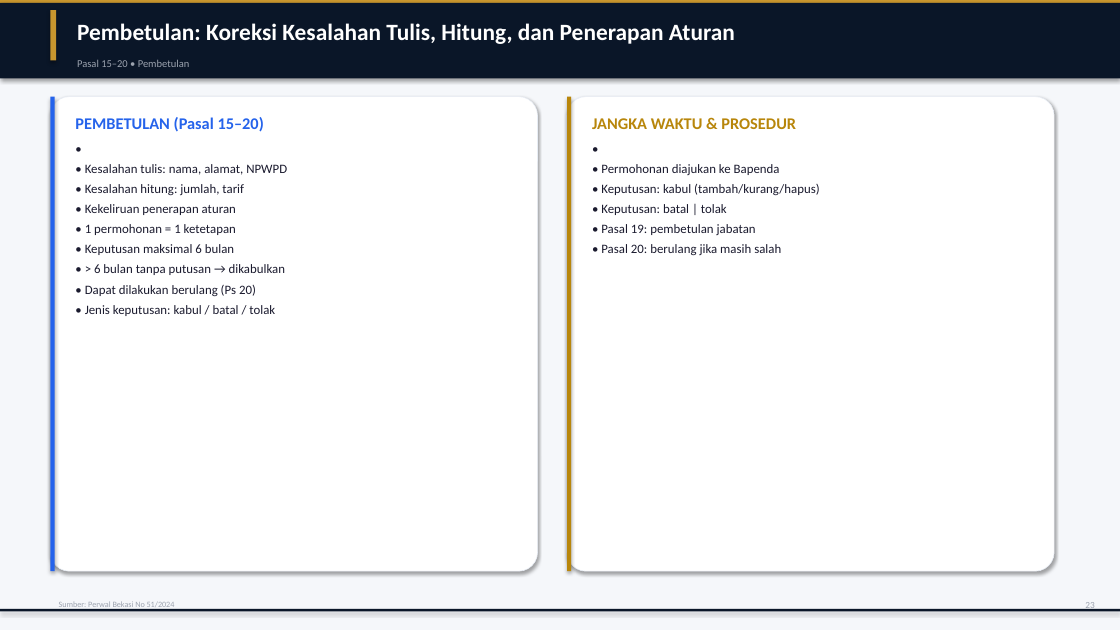
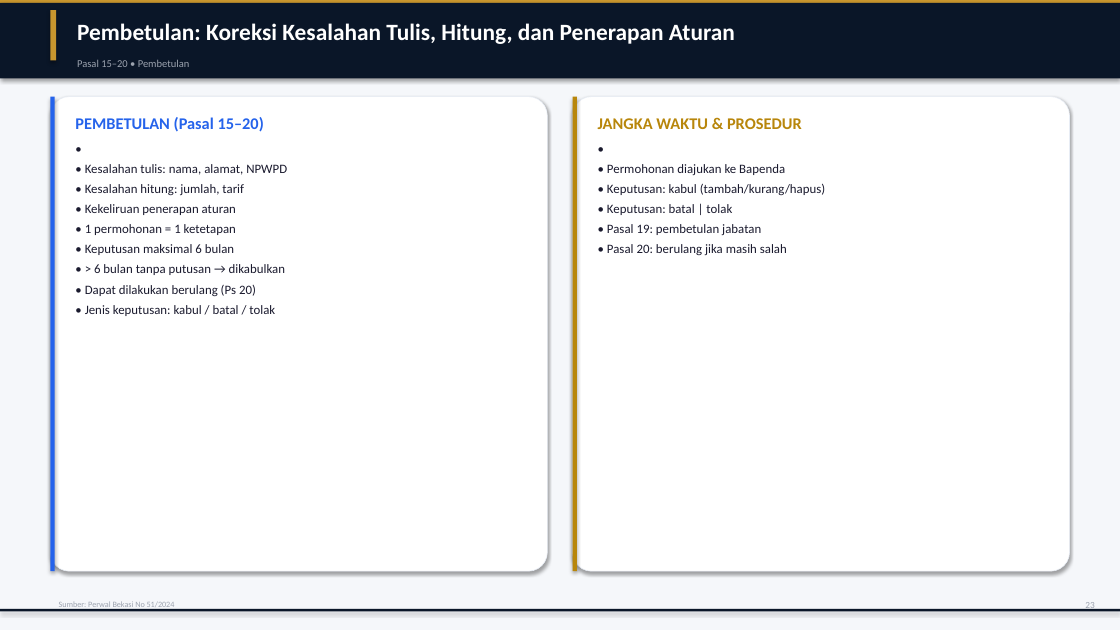
Before and after one commit to rahadiana/coba_ppt, a slide deck: slide 24 of Perwal_Bekasi_51_2024_Pajak_Reklame.pptx. Drawn at 1120x630 pixels with LibreOffice and Linux fonts; fonts in the diff are those of the drawing. Boxes give left, top, right and bottom in pixels: in the first picture for what was removed or moved away, otherwise in the second. Text is boxed around its words. In the diff, an @@ line names an element or a change of style, - is before the commit and + after.

```diff
--- a/Perwal_Bekasi_51_2024_Pajak_Reklame.pptx
+++ b/Perwal_Bekasi_51_2024_Pajak_Reklame.pptx
@@ rounded rectangle resized from (x1=50, y1=97, x2=538, y2=571) to (x1=50, y1=97, x2=548, y2=571) @@
@@ rectangle moved from (x1=567, y1=97, x2=571, y2=571) to (x1=573, y1=97, x2=577, y2=571) @@
@@ rounded rectangle resized from (x1=567, y1=97, x2=1054, y2=571) to (x1=573, y1=97, x2=1070, y2=571) @@
@@ text "JANGKA WAKTU & PROSEDUR" moved from (x1=592, y1=118, x2=796, y2=129) to (x1=598, y1=118, x2=802, y2=129) @@
@@ text "•" rewrapped from (x1=67, y1=136, x2=525, y2=155) to (x1=67, y1=136, x2=535, y2=155) @@
@@ text "•" rewrapped from (x1=584, y1=136, x2=1042, y2=155) to (x1=590, y1=136, x2=1058, y2=155) @@
@@ text "• Permohonan diajukan ke Bapenda" moved from (x1=601, y1=164, x2=780, y2=175) to (x1=607, y1=164, x2=785, y2=175) @@
@@ text "• Keputusan: kabul (tambah/kurang/hapus)" moved from (x1=601, y1=184, x2=820, y2=195) to (x1=607, y1=184, x2=826, y2=195) @@
@@ text "• Keputusan: batal | tolak" moved from (x1=601, y1=204, x2=727, y2=215) to (x1=607, y1=204, x2=732, y2=215) @@
@@ text "• Pasal 19: pembetulan jabatan" moved from (x1=601, y1=224, x2=756, y2=235) to (x1=607, y1=224, x2=761, y2=235) @@
@@ text "• Pasal 20: berulang jika ..." moved from (x1=601, y1=244, x2=781, y2=255) to (x1=607, y1=244, x2=787, y2=255) @@
```
Also in this commit, not shown: 14 other slides changed, 1 other file.
